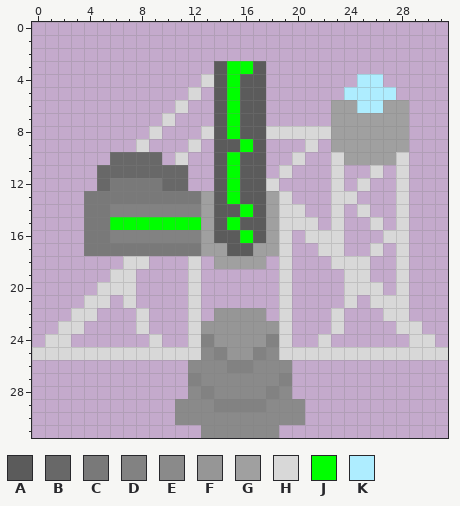
File history of a pixel-art sprite, towers/basic_gun.png. The picture above is the old version.
The file is 32x32 pixels.
Palette (. is transparent): A #5b5b5b  B #686868  C #797979  D #828282  E #8a8a8a  F #969696  G #a0a0a0  H #d8d8d8  J #00ff00  K #aeedff
Pixels before, first column x 0:
 3 ..............AJJA..............
 4 .............HAJAA.......KK.....
 5 ............H.AJAA......KKKK....
 6 ...........H..AJAA.....GGKKGG...
 7 ..........H...AJAA.....GGGGGG...
 8 .........H...HAJAAHHHHHGGGGGG...
 9 ........H...H.AAJA...H.GGGGGG...
10 ......BBBB.H..AJAA..H..HGGGGH...
11 .....BBBBBBB..AJAA.H...H..H.H...
12 .....BCCCCBB..AJAAH....H.H..H...
13 ....CCCCCCCCCGAJAAGH...HH...H...
14 ....CCDDDDDDDGAAJAGHH..H.H..H...
15 ....CCJJJJJJJGAJAAGHHH.H..H.H...
16 ....CCDDDDDDDGAAJAGH.HHH...HH...
17 ....CCCCCCCCCGGAAGGH..HH..H.H...
18 .......HH...H.GGGG.H...HHH..H...
19 ......HH....H......H....HH..H...
20 .....HHH....H......H....HHH.H...
21 ....HH.H....H......H....H.HHH...
22 ...HH...H...H.FFFF.H...H...HH...
23 ..HH....H...HFFFFFFH...H....HH..
24 .HH......H..HDFFFFDH..H......HH.
25 HHHHHHHHHHHHHEDFFDEHHHHHHHHHHHHH
26 ............EEEDDEEE............
27 ............DEEEEEED............
28 ............EDEEEEDE............
29 ...........EEEDDDDEEE...........
30 ...........EEEEEEEEEE...........
31 .............EEEEEE.............
New version:
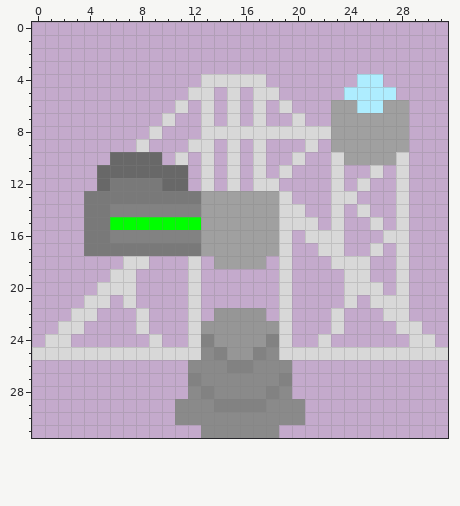
Message: Make BasicGun's cannon rotate separately
The exact change:
{"y":3,"x":14,"old":"AJJA","new":"...."}
{"y":4,"x":14,"old":"AJAA","new":"HHHH"}
{"y":5,"x":13,"old":".AJAA.","new":"H.H.HH"}
{"y":6,"x":13,"old":".AJAA","new":"H.H.H"}
{"y":6,"x":19,"old":".","new":"H"}
{"y":7,"x":13,"old":".AJAA","new":"H.H.H"}
{"y":7,"x":20,"old":".","new":"H"}
{"y":8,"x":14,"old":"AJAA","new":"HHHH"}
{"y":9,"x":13,"old":".AAJA","new":"H.H.H"}
{"y":10,"x":13,"old":".AJAA","new":"H.H.H"}
{"y":11,"x":13,"old":".AJAA","new":"H.H.H"}
{"y":12,"x":13,"old":".AJAA","new":"H.H.H"}
{"y":13,"x":14,"old":"AJAA","new":"GGGG"}
{"y":14,"x":14,"old":"AAJA","new":"GGGG"}
{"y":15,"x":14,"old":"AJAA","new":"GGGG"}
{"y":16,"x":14,"old":"AAJA","new":"GGGG"}
{"y":17,"x":15,"old":"AA","new":"GG"}
{"label":"changed","picture_box":[201,61,305,256]}
